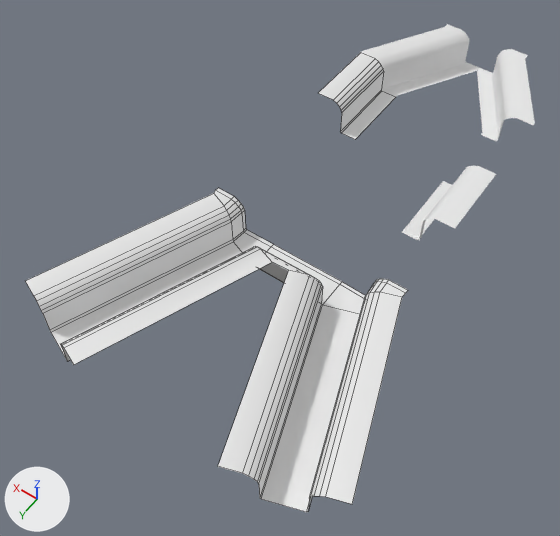
The FBX model Group project/FBX/TrenchPieces/Mixed UV/Trenches_set1.fbx: old version first, new version second.
Before and after are seen from a 50 mm camera at (-19.2, 68.7, 45.2) aimed at (2.0, 39.0, -1.5). Every picture has the same lights, and +X, +Y and +Z are marked at lower left. The older version comes first. Mesh edges are drawn as thin lines on the coarser meshes.

Names of what the first picture shows: 'Main1.001', 'Main1.002', 'Main1.006', 'Main2.001', 'Main2.002'.
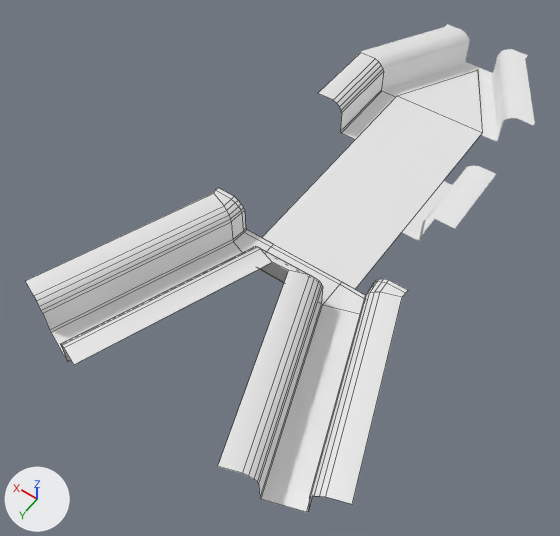
Location of each change, (x1, y1, x2, y2) in pixels of the pictures (560 x 536 px):
'Main1.008', added: after (262, 70, 482, 289)

Diff of the bpy script that builds the scene:
```diff
--- a/Group project/FBX/TrenchPieces/Mixed UV/Trenches_set1.fbx.py
+++ b/Group project/FBX/TrenchPieces/Mixed UV/Trenches_set1.fbx.py
@@ me_plane_012 @@
+me_plane_012.from_pydata([(0.0, 16.8, 0.0), (-8.4, 16.8, 0.0), (0.0, -3.7, 0.0), (-8.4, -3.7, 0.0), (-4.2, -11.2, 0.0)], [], [(2, 3, 4), (1, 3, 2, 0)])
+me_plane_012.materials.append(mat_trenches_set1)  # white #e7e7e7
@@ ob_main1_008 @@
+ob_main1_008 = bpy.data.objects.new('Main1.008', me_plane_012)
+ob_main1_008.location = (4.2, 21.62, 0.0)
```
